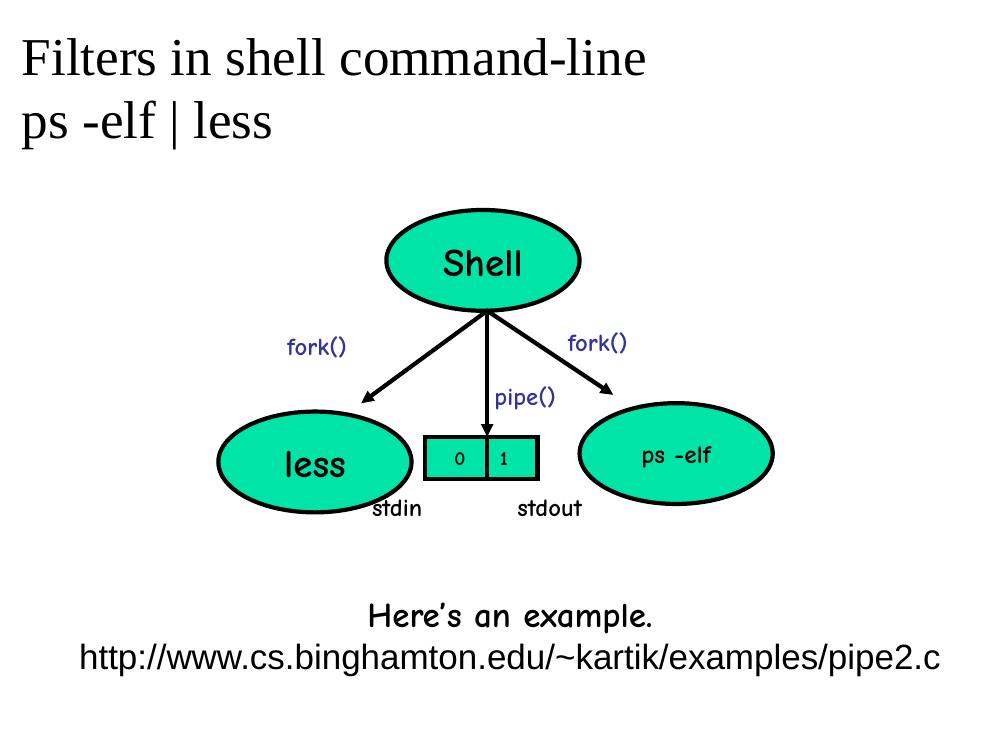
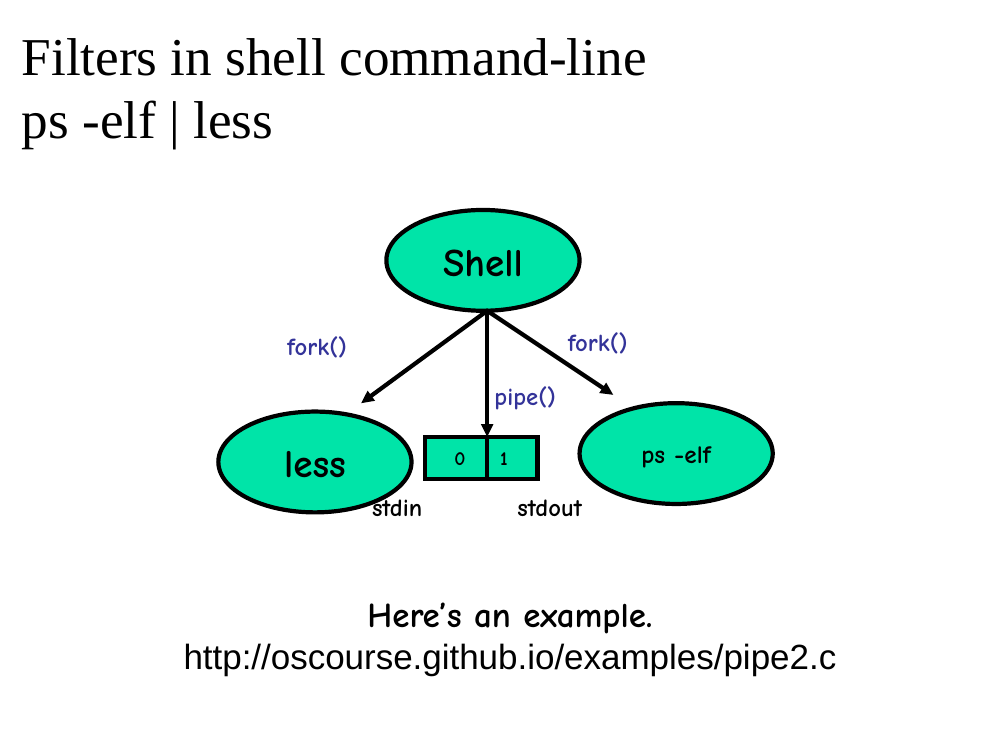
Before and after one commit to oscourse/oscourse.github.io, a slide deck: slide 10 of slides/ipc.pptx. Drawn at 1008x756 pixels with LibreOffice and Linux fonts; fonts in the diff are those of the drawing. Boxes give left, top, right and bottom in pixels: in the first picture for what was removed or moved away, otherwise in the second. Text is boxed around its words. In the diff, an @@ line names an element or a change of style, - is before the commit and + after.

```diff
--- a/slides/ipc.pptx
+++ b/slides/ipc.pptx
@@ text at (x1=184, y1=643, x2=837, y2=676): text changed @@
-http://www.cs.binghamton.edu/~kartik/examples/pipe2.c
+http://oscourse.github.io/examples/pipe2.c
```
Also in this commit, not shown: 8 other slides changed, 1 other file.
